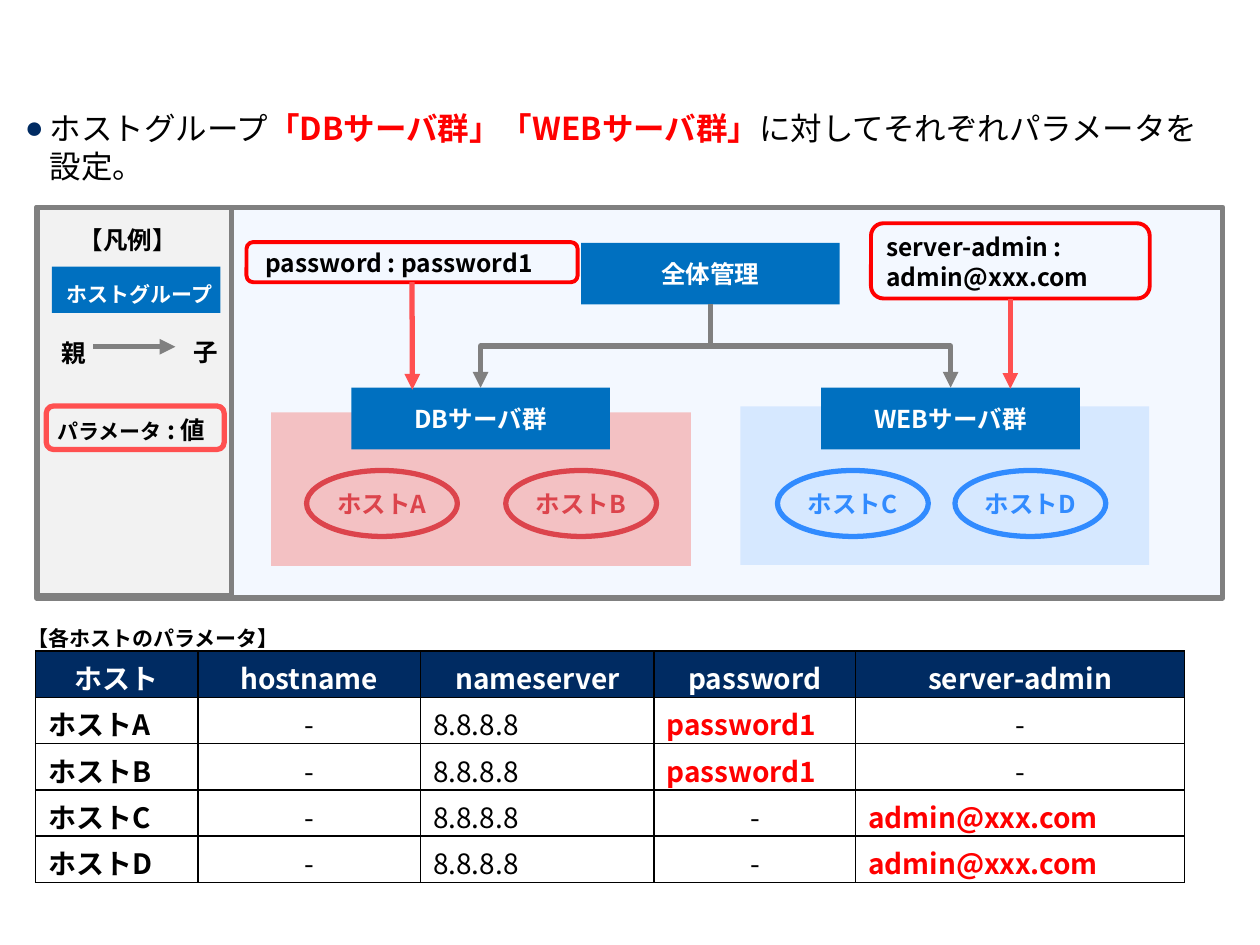
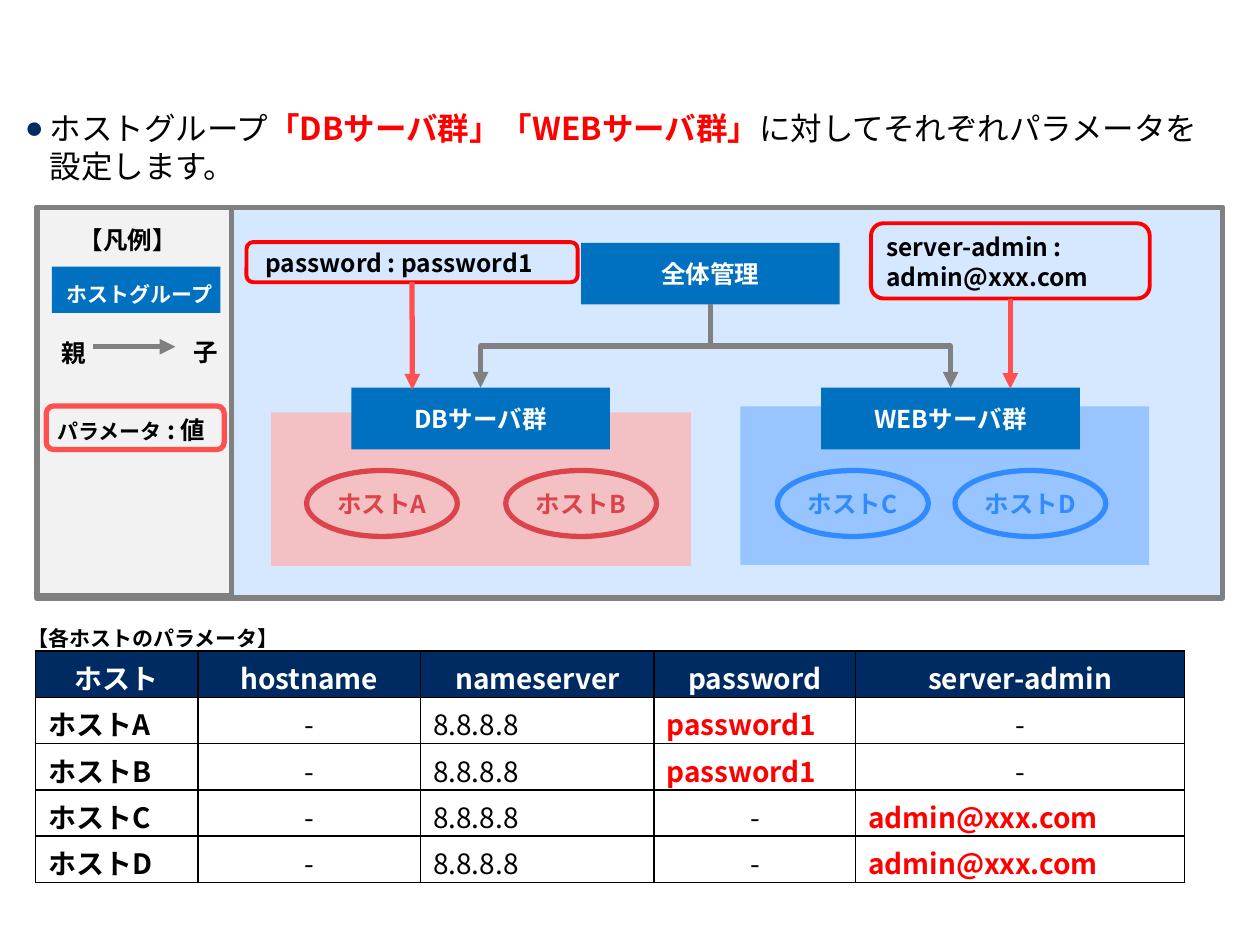
Before and after one commit to exastro-suite/it-automation-docs, a slide deck: slide 12 of asset/Learn_ja/ITA-hg-ps_classroom_lecture_ja.pptx. Drawn at 1260x945 pixels with LibreOffice and Linux fonts; fonts in the diff are those of the drawing; background and template pictures are left out. Boxes give left, top, right and bottom in pixels: in the first picture for what was removed or moved away, otherwise in the second. Text is boxed around its words. In the diff, an @@ line names an element or a change of style, - is before the commit and + after.

```diff
--- a/asset/Learn_ja/ITA-hg-ps_classroom_lecture_ja.pptx
+++ b/asset/Learn_ja/ITA-hg-ps_classroom_lecture_ja.pptx
@@ text at box(50, 113, 1198, 181): text changed @@
-● ホストグループ「DBサーバ群」「WEBサーバ群」に対してそれぞれパラメータを設定。
+● ホストグループ「DBサーバ群」「WEBサーバ群」に対してそれぞれパラメータを設定します。
@@ rectangle at box(37, 208, 1222, 598): fill #F3F8FF to #D6E8FF @@
@@ rectangle at box(741, 407, 1149, 566): fill #D6E8FF to #98C5FF @@
```
Also in this commit, not shown: 27 other slides changed, 1 other file.
